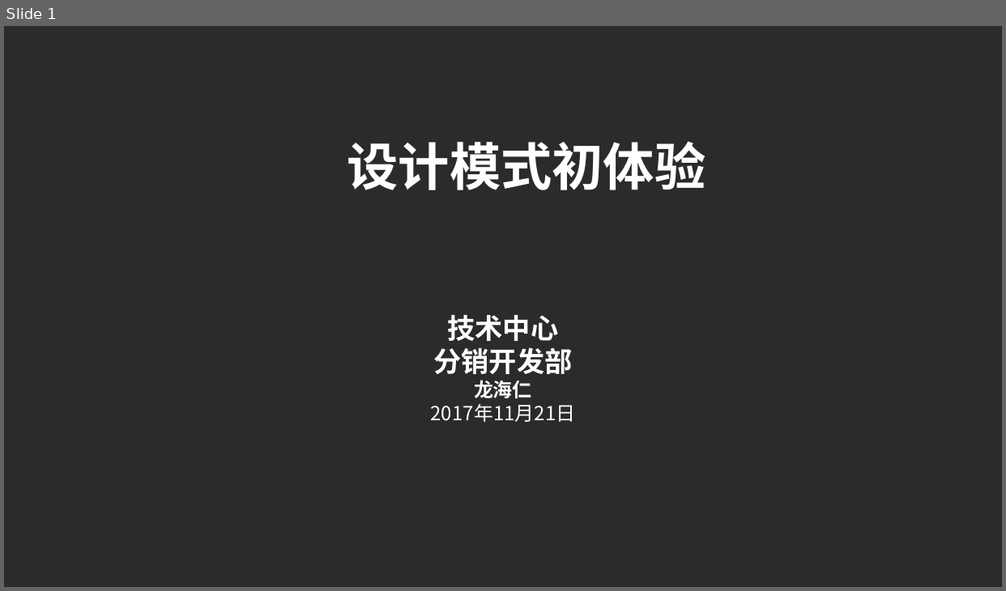
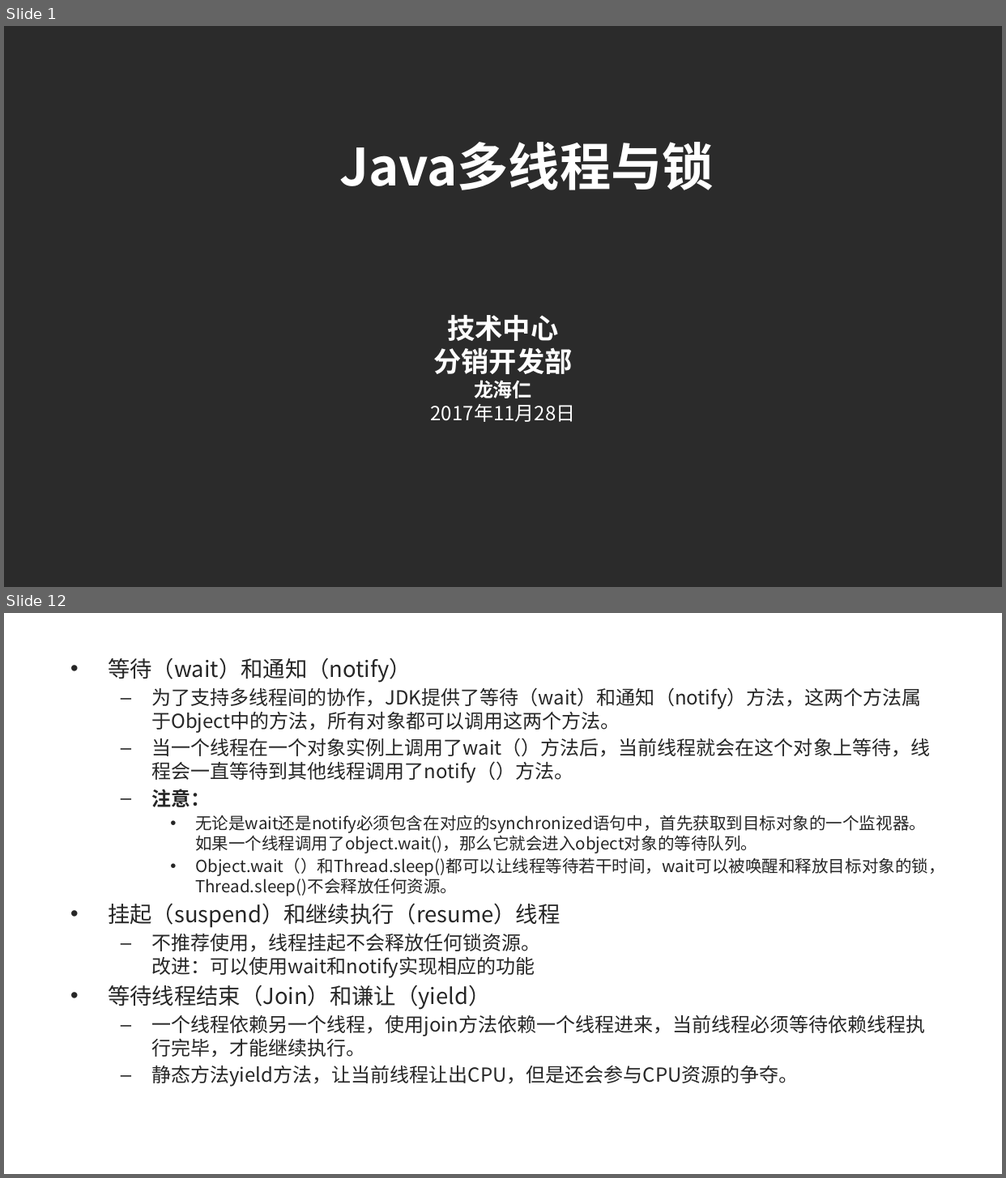
Before and after one commit to lhrimperial/study, a slide deck: study-thread/doc/Java多线程与锁.pptx. Shown one above the other, each under a label of ours: slide 1 before the commit, slides 1 and 12 after it; the slides between them are not shown. The pictures are 1006x591 and 1006x1178 pixels, drawn with LibreOffice and Linux fonts; fonts in the diff are those of the drawing; background and template pictures are left out; a plain dark background stands for a picture behind light text. Boxes give left, top, right and bottom in pixels: in the first picture for what was removed or moved away, otherwise in the second. Text is boxed around its words. In the diff, an @@ line names an element or a change of style, - is before the commit and + after.

```diff
--- a/study-thread/doc/Java多线程与锁.pptx
+++ b/study-thread/doc/Java多线程与锁.pptx
@@ slide 12 added at (4,613,1002,1174), background picture (left out) @@
@@ text added at (108,658,944,1087), 14 pt, text #262626 @@
+• 等待（wait）和通知（notify）
+  – 为了支持多线程间的协作，JDK提供了等待（wait）和通知（notify）方法，这两个方法属于Object中的方法，所有对象都可以调用这两个方法。
+  – 当一个线程在一个对象实例上调用了wait（）方法后，当前线程就会在这个对象上等待，线程会一直等待到其他线程调用了notify（）方法。
+  – 注意：
+    • 无论是wait还是notify必须包含在对应的synchronized语句中，首先获取到目标对象的一个监视器。如果一个线程调用了object.wait()，那么它就会进入object对象的等待队列。
+    • Object.wait（）和Thread.sleep()都可以让线程等待若干时间，wait可以被唤醒和释放目标对象的锁，Thread.sleep()不会释放任何资源。
+• 挂起（suspend）和继续执行（resume）线程
+  – 不推荐使用，线程挂起不会释放任何锁资源。
+    改进：可以使用wait和notify实现相应的功能
+• 等待线程结束（Join）和谦让（yield）
+  – 一个线程依赖另一个线程，使用join方法依赖一个线程进来，当前线程必须等待依赖线程执行完毕，才能继续执行。
+  – 静态方法yield方法，让当前线程让出CPU，但是还会参与CPU资源的争夺。
@@ slide 1 changed as well @@
@@ text at (339,142,714,190): text changed @@
-设计模式初体验
+Java多线程与锁
@@ text at (431,404,576,422): text changed @@
-2017年11月21日
+2017年11月28日
```
Also in this commit, not shown: 5 other slides changed, 22 other slides added, 28 slides removed, 46 other files.
